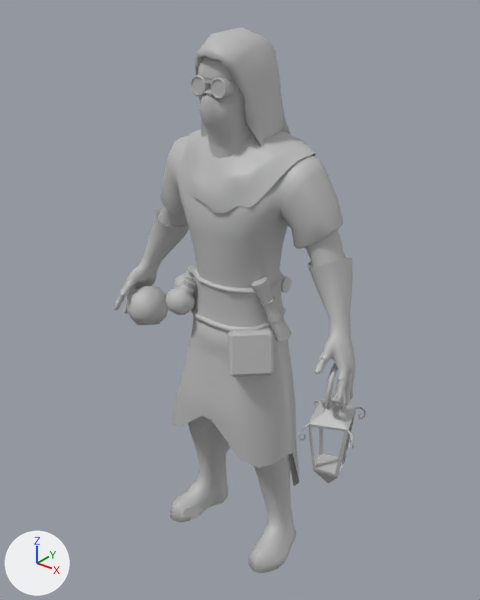
Two versions of the FBX model Assets/Imported Items/Models/Mobs/Player/Mage.fbx, one commit apart.
Before and after are seen from a camera (50 mm lens) standing at (10.52, -13.38, 15.94) and looking at (-0.04, -0.18, 7.75). Every picture has the same lights, and +X, +Y and +Z are marked at lower left. Where no turn or scale is listed for an object, it has been applied to the vertices.
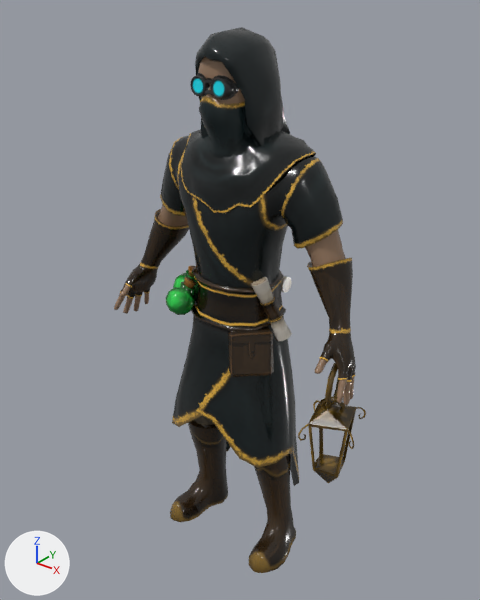
The newer file is also rescaled (x0.0984), turned or shifted as a whole; pictures and numbers use the older file's frame.

The edits, one by one:
Picture 'MageUN_Ross_Mage_AlbedoTransparency.png' (img_mageun_ross_mage_albedotransparency_png) is new.
Material 'aiStandardSurface1' (mat_aistandardsurface1) is new.
Its texture is img_mageun_ross_mage_albedotransparency_png (with its transparency).
Its roughness is 0.2.
me_mesh is used by ob_torus001; location (0.0, 0.0, 0.0).
me_mesh had 6620 vertices, 12814 faces and spanned x -4.1..4.5, y -1.8..1.3, z -0.3..14.9.
me_mesh now has 6594 vertices, 12766 faces and spans x -4.1..4.5, y -1.8..1.3, z -0.3..14.9.
me_mesh part 1: the loose piece of 26 vertices spanning x -3.7..-2.4, y -1.6..-0.2, z 6.3..7.6 is deleted.
me_mesh part 2: 12766 faces spanning x -4.1..4.5, y -1.8..1.3, z -0.3..14.9 switch from mat_lambert1 (grey #bcbcbc) to mat_aistandardsurface1 (picture img_mageun_ross_mage_albedotransparency_png).

Pixel boxes [x1, y1, x2, y2] of what changed, in the pictures (480 x 600 px):
part 1 of me_mesh, deleted: before [126, 286, 169, 325]
part 2 of me_mesh, recoloured: [114, 27, 366, 573] in both
